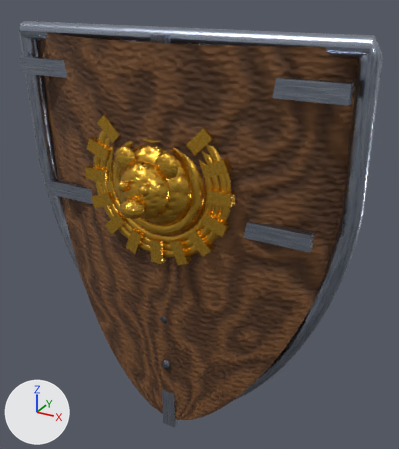
The glTF model assets/models/weapons/wpn_royal_crest_heater_shield.glb, before and after one commit.
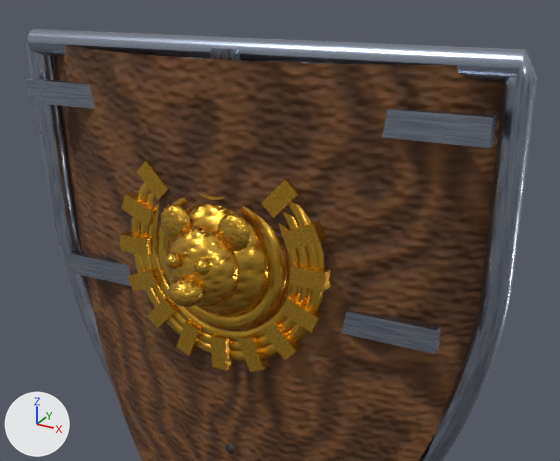
The first picture shows the older version from a camera (50 mm lens) standing at (0.677, -1.182, 0.614) and looking at (0.041, -0.026, 0.036). The close-ups show the older and then the newer version on the part from 0% to 100% of the width and 0% to 73% of the height of that picture. Only the edits that show in the close-ups are written down. Arrows for +X, +Y and +Z are at lower left; the lights stay in place. Where no turn or scale is listed for an object, it has been applied to the vertices. Vertices at exactly the same position are counted once.

Before the edit, the objects in view are built like this:
```python
ob_crest_boss = bpy.data.objects.new('crest_boss', me_crest_boss)
ob_crest_boss.location = (0.0, 0.0, 0.0)
ob_crest_crown = bpy.data.objects.new('crest_crown', me_crest_crown)
ob_crest_crown.location = (0.0, 0.0, 0.0)
ob_lion_face = bpy.data.objects.new('lion_face', me_lion_face)
ob_lion_face.location = (0.0, 0.0, 0.0)
ob_lion_mane = bpy.data.objects.new('lion_mane', me_lion_mane)
ob_lion_mane.location = (0.0, 0.0, 0.0)
ob_oak_face_and_back = bpy.data.objects.new('oak_face_and_back', me_oak_face_and_back)
ob_oak_face_and_back.location = (0.0, 0.0, 0.0)
ob_steel_bands = bpy.data.objects.new('steel_bands', me_steel_bands)
ob_steel_bands.location = (0.0, 0.0, 0.0)
ob_steel_rim = bpy.data.objects.new('steel_rim', me_steel_rim)
ob_steel_rim.location = (0.0, 0.0, 0.0)
```
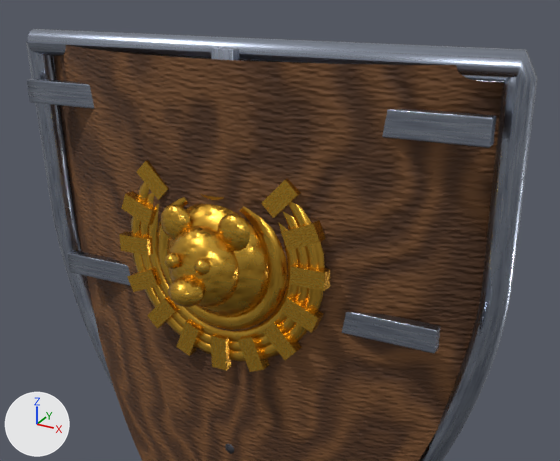
Location of each change, (x1, y1, x2, y2) in pixels of the close-ups (560 x 461 px):
'steel_rim', surface changed, shading changed: (32, 31, 530, 342) in both
'lion_mane', surface changed: (120, 173, 331, 370) in both
'steel_bands', surface changed: (27, 47, 496, 354) in both
'crest_boss', surface changed: (157, 201, 287, 324) in both
'lion_face', surface changed, shading changed: (165, 205, 250, 305) in both
'crest_crown', surface changed: (201, 194, 224, 200) in both
part 2 of me_steel_bands, cut back: before (26, 47, 497, 354); after (27, 47, 496, 354)

Edits to the bpy script that builds the scene:
```text
Add img_gold_512_nm:
    img_gold_512_nm = load_image('gold_512_nm', '_unpacked/gold_512_nm', 512, 512, 'Non-Color')
Add img_gold_512_mr:
    img_gold_512_mr = load_image('gold_512_mr', '_unpacked/gold_512_mr', 512, 512, 'Non-Color')
Add img_gold_512_bc:
    img_gold_512_bc = load_image('gold_512_bc', '_unpacked/gold_512_bc', 512, 512, 'sRGB')
Add img_polished_steel_512_nm:
    img_polished_steel_512_nm = load_image('polished_steel_512_nm', '_unpacked/polished_steel_512_nm', 512, 512, 'Non-Color')
Add img_polished_steel_512_bc:
    img_polished_steel_512_bc = load_image('polished_steel_512_bc', '_unpacked/polished_steel_512_bc', 512, 512, 'sRGB')
Add img_polished_steel_512_mr:
    img_polished_steel_512_mr = load_image('polished_steel_512_mr', '_unpacked/polished_steel_512_mr', 512, 512, 'Non-Color')
Add img_oak_planks_512_bc:
    img_oak_planks_512_bc = load_image('oak_planks_512_bc', '_unpacked/oak_planks_512_bc', 512, 512, 'sRGB')
Add img_oak_planks_512_mr:
    img_oak_planks_512_mr = load_image('oak_planks_512_mr', '_unpacked/oak_planks_512_mr', 512, 512, 'Non-Color')
Add img_oak_planks_512_nm:
    img_oak_planks_512_nm = load_image('oak_planks_512_nm', '_unpacked/oak_planks_512_nm', 512, 512, 'Non-Color')
Change mat_oak_planks:
    where n2 = _N.new('ShaderNodeTexImage'); n2.name = 'Image Texture'
    n2.image: img_image_0 -> img_oak_planks_512_bc
    where n4 = _N.new('ShaderNodeTexImage'); n4.name = 'Image Texture.001'
    n4.image: img_image_1 -> img_oak_planks_512_mr
    where n6 = _N.new('ShaderNodeTexImage'); n6.name = 'Image Texture.002'
    n6.image: img_image_2 -> img_oak_planks_512_nm
Change mat_polished_steel:
    where n2 = _N.new('ShaderNodeTexImage'); n2.name = 'Image Texture'
    n2.image: img_image_3 -> img_polished_steel_512_bc
    where n4 = _N.new('ShaderNodeTexImage'); n4.name = 'Image Texture.001'
    n4.image: img_image_4 -> img_polished_steel_512_mr
    where n6 = _N.new('ShaderNodeTexImage'); n6.name = 'Image Texture.002'
    n6.image: img_image_5 -> img_polished_steel_512_nm
Change mat_gold:
    where n2 = _N.new('ShaderNodeTexImage'); n2.name = 'Image Texture'
    n2.image: img_image_9 -> img_gold_512_bc
    where n4 = _N.new('ShaderNodeTexImage'); n4.name = 'Image Texture.001'
    n4.image: img_image_10 -> img_gold_512_mr
    where n6 = _N.new('ShaderNodeTexImage'); n6.name = 'Image Texture.002'
    n6.image: img_image_11 -> img_gold_512_nm
Change me_steel_rim:
    where me_steel_rim.from_pydata(...)  # 2520 vertices, 5012 faces; spans x -0.458..0.458, y -0.102..-0.012, z -0.573..0.521
    used by ob_steel_rim; location = (0.0, 0.0, 0.0)
    me_steel_rim part 1: its shading normals changed
Change me_steel_bands:
    used by ob_steel_bands; location = (0.0, 0.0, 0.0)
    remove me_steel_bands.from_pydata(...)  # 2334 vertices, 4656 faces; spans x -0.42..0.42, y -0.135..-0.112, z -0.57..0.51
    add me_steel_bands.from_pydata(...)  # 2754 vertices, 5496 faces; spans x -0.42..0.42, y -0.135..-0.112, z -0.57..0.51
    me_steel_bands part 2: 396 vertices removed from x -0.42..0.42, y -0.135..-0.112, z -0.57..0.51; 816 vertices added at x -0.42..0.42, y -0.135..-0.112, z -0.57..0.51
Change me_lion_face:
    where me_lion_face.from_pydata(...)  # 550 vertices, 1076 faces; spans x -0.085..0.085, y -0.284..-0.16, z 0.112..0.275
    used by ob_lion_face; location = (0.0, 0.0, 0.0)
    me_lion_face part 3: its shading normals changed
```
